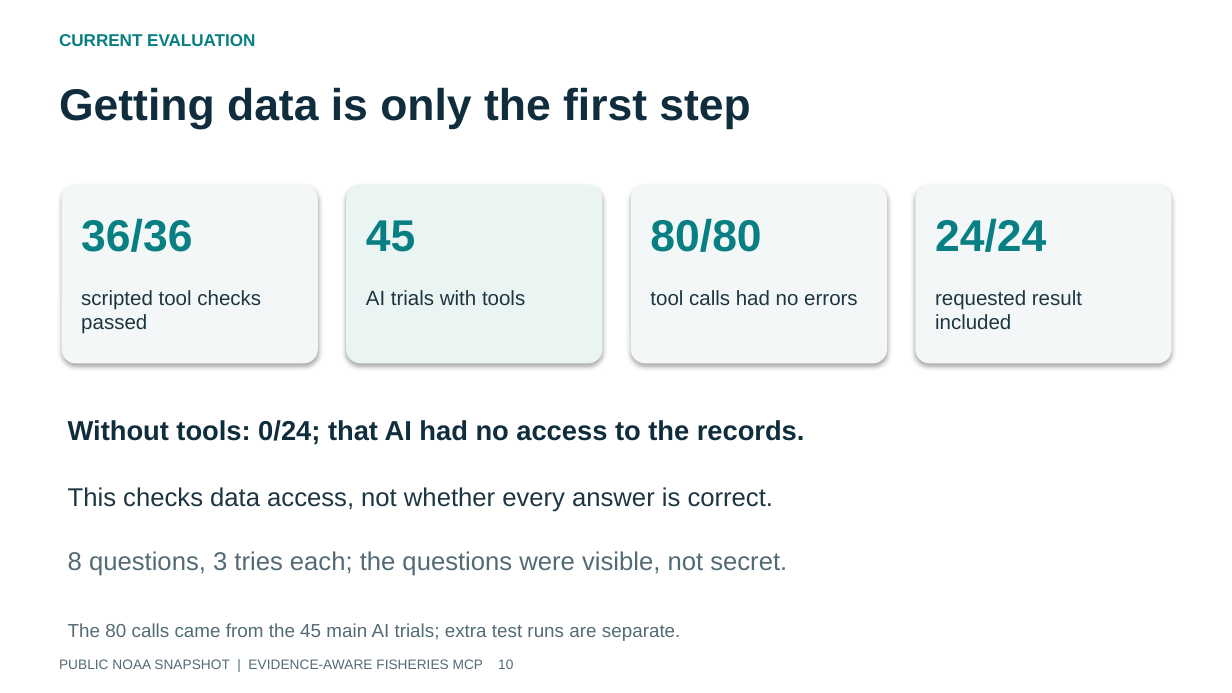
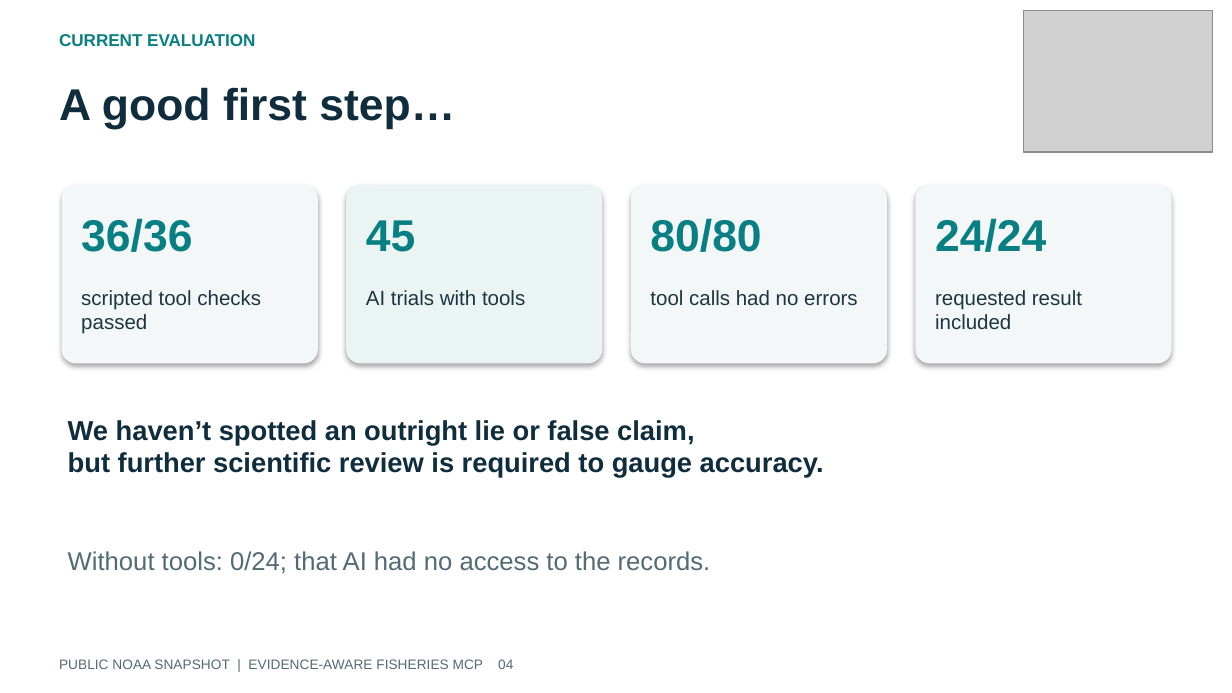
Before and after one commit to gsa-mcp-hackathon/noaa-fisheries-data-gateway, a slide deck: slide 10 of submission/release/repository/fisheries-deck.pptx. Drawn at 1232x693 pixels with LibreOffice and Linux fonts; fonts in the diff are those of the drawing; grey boxes stand for pictures. Boxes give left, top, right and bottom in pixels: in the first picture for what was removed or moved away, otherwise in the second. Text is boxed around its words. In the diff, an @@ line names an element or a change of style, - is before the commit and + after.

```diff
--- a/submission/release/repository/fisheries-deck.pptx
+++ b/submission/release/repository/fisheries-deck.pptx
@@ picture added at bbox=[1023, 11, 1212, 153] @@
@@ text at bbox=[59, 87, 455, 130]: text changed @@
-Getting data is only the first step
+A good first step…
@@ text added at bbox=[68, 420, 824, 478], 16 pt, text #102D3D, bold @@
+We haven’t spotted an outright lie or false claim,
+but further scientific review is required to gauge accuracy.
@@ text removed at bbox=[68, 487, 774, 512] @@
-This checks data access, not whether every answer is correct.
@@ text "Without tools: 0/24; that AI ...": place and size @@
-text "Without tools: 0/24; that AI ..." at bbox=[68, 420, 805, 445]
+text "Without tools: 0/24; that AI ..." at bbox=[68, 551, 711, 574]
@@ text "Without tools: 0/24; that AI ..." at bbox=[68, 551, 711, 574]: size 16 to 15 pt, text colour #102D3D to #536B75, bold off @@
@@ text removed at bbox=[68, 551, 787, 576] @@
-8 questions, 3 tries each; the questions were visible, not secret.
@@ text removed at bbox=[68, 623, 681, 641] @@
-The 80 calls came from the 45 main AI trials; extra test runs are separate.
@@ text at bbox=[59, 659, 513, 669]: text changed @@
-PUBLIC NOAA SNAPSHOT | EVIDENCE-AWARE FISHERIES MCP 10
+PUBLIC NOAA SNAPSHOT | EVIDENCE-AWARE FISHERIES MCP 04
```
Also in this commit, not shown: 11 other slides changed, 2 other files.
